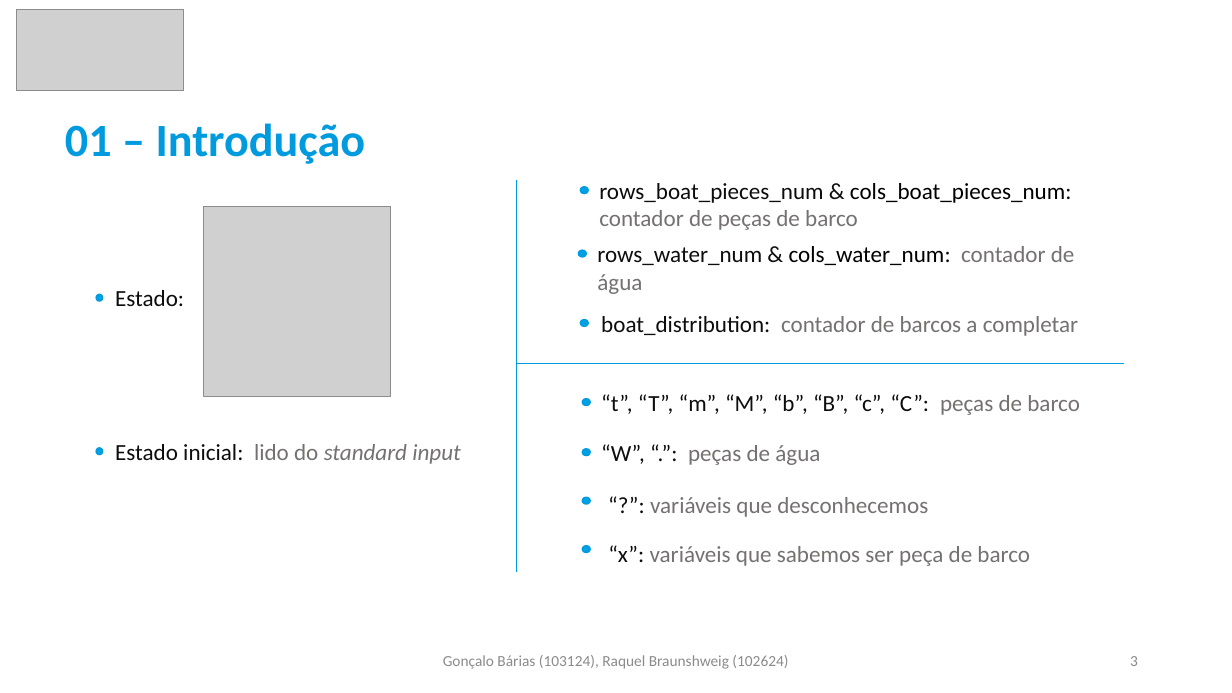
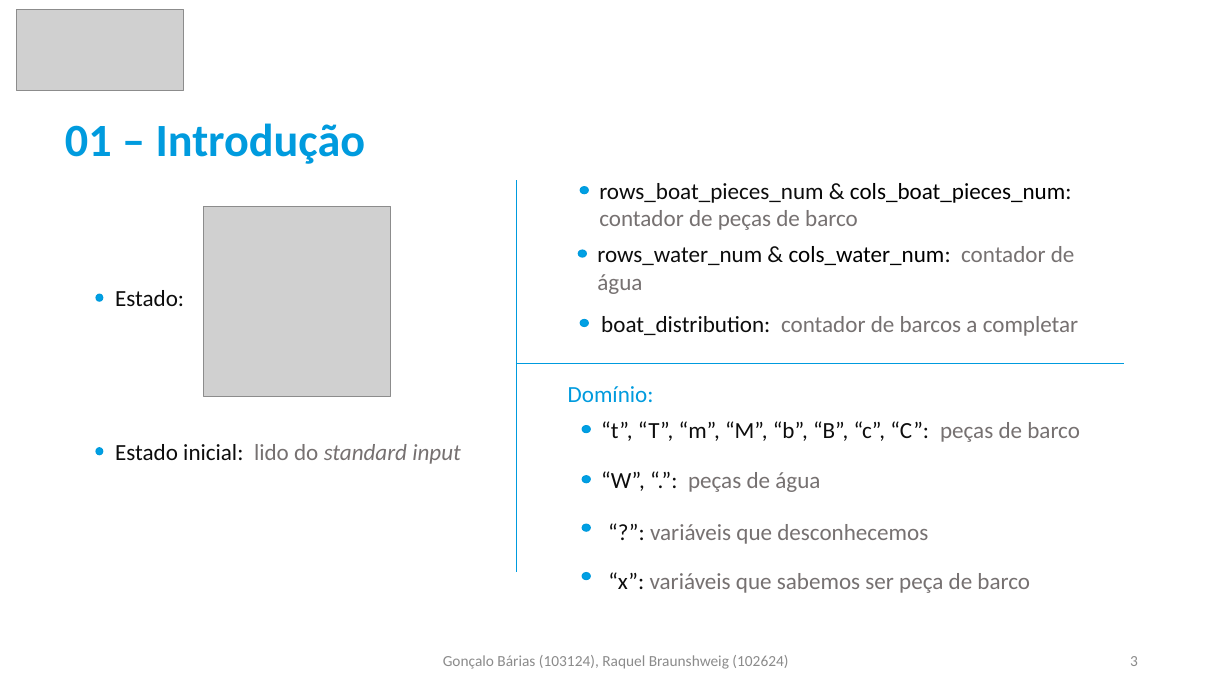
Before and after one commit to goncalobarias/Bimaru-IA, a slide deck: slide 3 of report/report.pptx. Drawn at 1232x693 pixels with LibreOffice and Linux fonts; fonts in the diff are those of the drawing; grey boxes stand for pictures. Boxes give left, top, right and bottom in pixels: in the first picture for what was removed or moved away, otherwise in the second. Text is boxed around its words. In the diff, an @@ line names an element or a change of style, - is before the commit and + after.

```diff
--- a/report/report.pptx
+++ b/report/report.pptx
@@ text added at box(568, 386, 654, 402), 18 pt, text #009BDE @@
+Domínio:
@@ ellipse: place and size @@
-ellipse at box(582, 398, 591, 405)
+ellipse at box(582, 426, 591, 433)
@@ 4 texts, 3 ellipses: place and size @@
-4 texts, 3 ellipses at box(582, 394, 1080, 566)
+4 texts, 3 ellipses at box(582, 421, 1080, 593)
```
Also in this commit, not shown: 6 other slides changed, 1 slide added.
